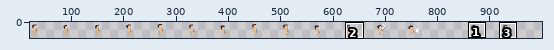
Sprite sheet, stored at dist/assets/images/gentil_hero_all.png. The first picture is a wide view before the edit; the outline marks the close-up.
Close-up. The starting point:
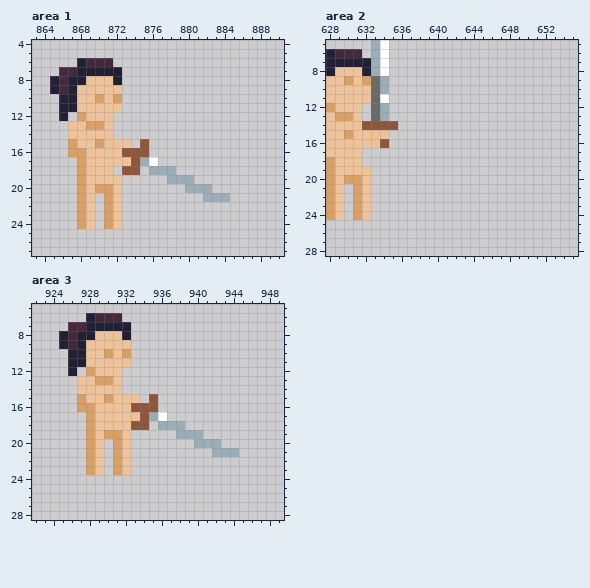
The file is 450x30 pixels. Shown: area 1: x 863..890, y 4..27; area 2: x 628..655, y 5..28; area 3: x 922..949, y 5..28. The old version is drawn lined up with the new one. The wide view leaves out empty margins. The commit also changed other parts of the picture, which this record leaves out.
The same view after the edit:
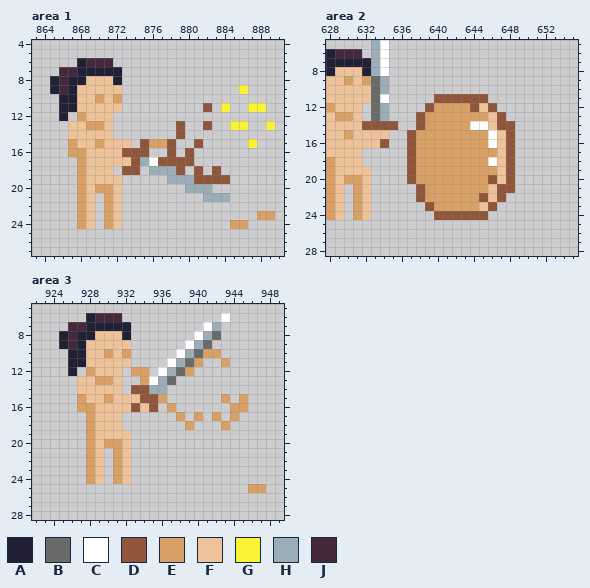
Palette (. is transparent): A #222034  B #696a6a  C #ffffff  D #8f563b  E #d9a066  F #eec39a  G #fbf236  H #9badb7  J #45283c
Change:
canvas 450x30 -> 1020x30; drawings rearranged on the sheet (the old picture shows each at its new place)
Area 1:
The author put colour D in row 11 at x 882; in row 13 at x 879 and 882; in row 14 at x 879; in row 15 at x 878 and 881; in row 16 at x 878 and 880; in row 17 at x 877 to 880.
The author put colour D in row 18 at x 879, 881 and 883; in row 19 at x 881 to 884.
The author put colour E in row 15 at x 876 to 877; in row 23 at x 888 to 889; in row 24 at x 885 to 886.
The author put colour G in row 9 at x 886; in row 11 at x 884 and 887 to 888; in row 13 at x 885 to 886 and 889; in row 15 at x 887.
Area 2:
The author put colour C in row 14 at x 644 to 645; in rows 15 to 16 at x 646; in row 18 at x 646.
The author put colour D in row 11 at x 640 to 645; in row 12 at x 639, 644 and 646; in row 13 at x 638 and 647; in row 14 at x 638 and 647 to 648; in rows 15 to 19 at x 637 and 648; in row 20 at x 637, 646 and 648.
The author put colour D in row 21 at x 638 and 647 to 648; in row 22 at x 638, 645 and 647; in row 23 at x 639 and 646; in row 24 at x 640 to 645.
The author put colour E in row 12 at x 640 to 643; in row 13 at x 639 to 645; in row 14 at x 639 to 643; in rows 15 to 16 at x 638 to 645; in row 17 at x 638 to 646; in row 18 at x 638 to 645.
The author put colour E in row 19 at x 638 to 646; in row 20 at x 638 to 645; in row 21 at x 639 to 645; in row 22 at x 639 to 644; in row 23 at x 640 to 644.
The author put colour F in row 12 at x 645; in rows 13 to 14 at x 646; in rows 15 to 20 at x 647; in rows 21 to 22 at x 646; in row 23 at x 645.
Area 3:
The author put colour B in row 8 at x 942; in row 9 at x 941; in row 10 at x 940; in row 11 at x 939; in row 12 at x 938; in row 13 at x 937.
The author put colour C in row 6 at x 943; in row 7 at x 941; in row 8 at x 940; in row 9 at x 939; in row 10 at x 938; in row 11 at x 937.
The author put colour C in row 12 at x 936; in row 13 at x 935.
The author put colour D in row 14 at x 933 to 934; in row 15 at x 934.
The author put colour E in row 10 at x 941 to 942; in row 11 at x 940 and 943; in row 12 at x 933 to 934 and 939; in row 13 at x 934; in row 15 at x 936, 943 and 945; in row 16 at x 937 and 944 to 945.
The author put colour E in row 17 at x 938, 940, 942 and 944; in row 18 at x 939 and 943; in row 20 at x 930; in row 24 at x 928 and 931; in row 25 at x 946 to 947.
The author put colour F in row 24 at x 929 and 932.
Colour D becomes colour F in row 16 at x 934.
Colour E becomes colour F in row 19 at x 930 to 931.
The author put colour H in row 7 at x 942; in row 8 at x 941; in row 9 at x 940; in row 10 at x 939; in row 11 at x 938; in row 12 at x 937.
The author put colour H in row 13 at x 936; in row 14 at x 935 to 936.
The edit erases colour C in row 17 at x 936.
The edit erases colour D in row 17 at x 934; in row 18 at x 933 to 934.
The edit erases colour F in row 17 at x 932 to 933; in row 18 at x 932.
The edit erases colour H in row 17 at x 935; in row 18 at x 936 to 938; in row 19 at x 938 to 940; in row 20 at x 940 to 942; in row 21 at x 942 to 944.
Boxes around the changes in both close-ups, in picture pixels (x1, y1, x2, y2):
added: (149, 85, 275, 229)
added: (407, 94, 515, 220)
changed: (86, 313, 266, 493)
